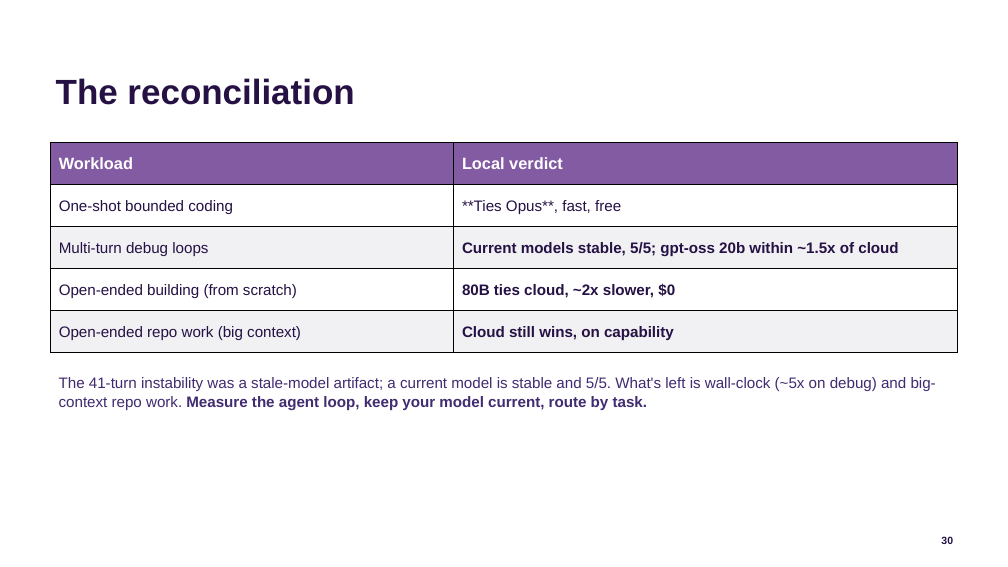
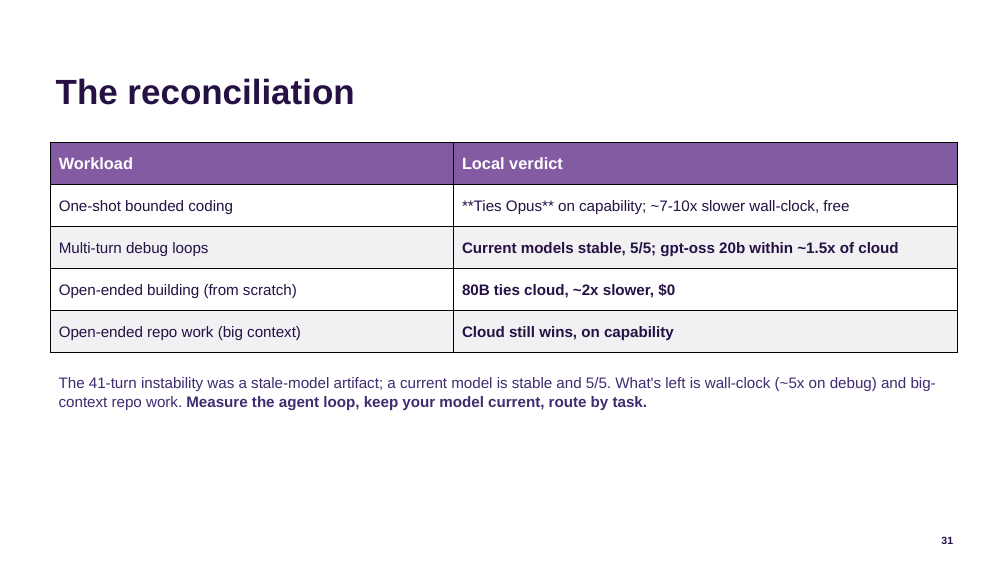
Before and after one commit to jconnolly/local-llm-pi5, a slide deck: slide 31 of local-llm-datasociety.pptx (slide 30 before the commit). Drawn at 1008x567 pixels with LibreOffice and Linux fonts; fonts in the diff are those of the drawing; background and template pictures are left out. Boxes give left, top, right and bottom in pixels: in the first picture for what was removed or moved away, otherwise in the second. Text is boxed around its words. In the diff, an @@ line names an element or a change of style, - is before the commit and + after.

Commit message:
Rebuild decks: concrete wall-clock slide + de-spoil restructure (41 slides)

```diff
--- a/local-llm-datasociety.pptx
+++ b/local-llm-datasociety.pptx
@@ table at [50, 143, 958, 353] @@
-row 2, column 2: **Ties Opus**, fast, free
+row 2, column 2: **Ties Opus** on capability; ~7-10x slower wall-clock, free
@@ page number at [941, 536, 953, 544]: text changed @@
-30
+31
```
Also in this commit, not shown: 1 slide added, 1 other file.
